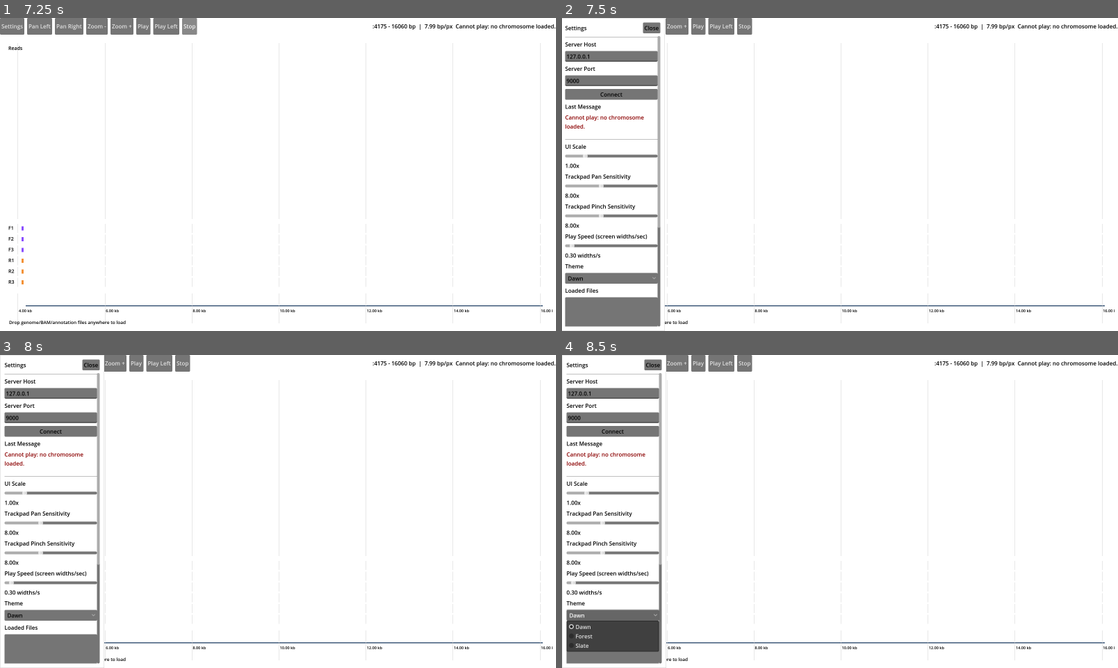
Above: before the commit, frames 1-4 (two rows, left to right).
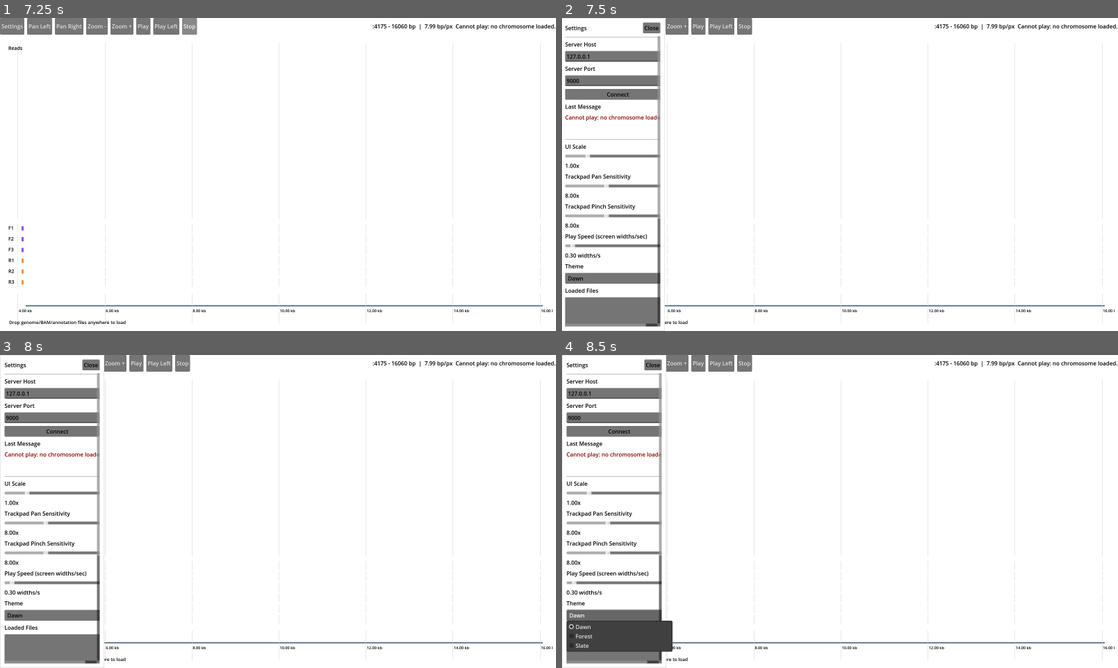
Above: after the commit, the same moments.

Repository: martinghunt/seqhiker
Game: Godot game, scene res://scenes/Main.tscn
The game is run twice, just before and just after one commit, with the same random seed, the same clock (stepped at 60 frames per second) and the same inputs.
Inputs:
- Up to frame 1 (7.25 s): click "Play" at 0.5 s; click "Play" at 1.25 s; click "Play Left" at 2 s; click "Play Left" at 2.75 s; click "Pan Left" at 3.5 s; click "Pan Right" at 4.25 s; click "Zoom -" at 5 s; click "Zoom +" at 5.75 s; click "Stop" at 6.5 s
- Up to frame 2 (7.5 s): click "Settings" at 7.25 s
- Up to frame 3 (8 s): no input
- Up to frame 4 (8.5 s): click "Dawn" at 8 s

Frame 1 is identical in both runs. In frame 2, 0.3% of the frame differs, in the area x 0-18%, y 10-99%; in frame 3, 0.3%; in frame 4, 0.5%, in the area x 0-20%, y 10-99%.

Commit message:
Show amino acid sequences

Diff:
--- a/scripts/genome_view.gd
+++ b/scripts/genome_view.gd
@@ -15,6 +15,7 @@
 const READ_ROW_H := 8.0
 const READ_ROW_GAP := 4.0
 const SNP_MARK_MAX_BP_PER_PX := 1.5
+const NUC_TEXT_MAX_BASES := 3000
 const READ_VIEW_STACK := 0
 const READ_VIEW_STRAND := 1
 const READ_VIEW_PAIRED := 2
@@ -39,6 +40,24 @@
 	"H": "D",
 	"N": "N"
 }
+const CODON_TO_AA := {
+	"TTT": "F", "TTC": "F", "TTA": "L", "TTG": "L",
+	"CTT": "L", "CTC": "L", "CTA": "L", "CTG": "L",
+	"ATT": "I", "ATC": "I", "ATA": "I", "ATG": "M",
+	"GTT": "V", "GTC": "V", "GTA": "V", "GTG": "V",
+	"TCT": "S", "TCC": "S", "TCA": "S", "TCG": "S",
+	"CCT": "P", "CCC": "P", "CCA": "P", "CCG": "P",
+	"ACT": "T", "ACC": "T", "ACA": "T", "ACG": "T",
+	"GCT": "A", "GCC": "A", "GCA": "A", "GCG": "A",
+	"TAT": "Y", "TAC": "Y", "TAA": "*", "TAG": "*",
+	"CAT": "H", "CAC": "H", "CAA": "Q", "CAG": "Q",
+	"AAT": "N", "AAC": "N", "AAA": "K", "AAG": "K",
+	"GAT": "D", "GAC": "D", "GAA": "E", "GAG": "E",
+	"TGT": "C", "TGC": "C", "TGA": "*", "TGG": "W",
+	"CGT": "R", "CGC": "R", "CGA": "R", "CGG": "R",
+	"AGT": "S", "AGC": "S", "AGA": "R", "AGG": "R",
+	"GGT": "G", "GGC": "G", "GGA": "G", "GGG": "G"
+}
 
 var chromosome_length := 50000
 var view_start_bp := 0.0
@@ -83,6 +102,7 @@
 var _read_view_mode := READ_VIEW_STACK
 var _fragment_log_scale := false
 var _read_row_h := READ_ROW_H
+var _show_full_length_regions := false
 
 func _ready() -> void:
 	clip_contents = true
@@ -176,6 +196,13 @@
 	_layout_read_scrollbar()
 	queue_redraw()
 
+func set_show_full_length_regions(enabled: bool) -> void:
+	_show_full_length_regions = enabled
+	queue_redraw()
+
+func is_zoom_animating() -> bool:
+	return _zoom_tween != null and _zoom_tween.is_running()
+
 func pan_by_fraction(fraction: float, duration: float = 0.35) -> void:
 	var plot_w := _plot_width()
 	if plot_w <= 0:
@@ -230,11 +257,15 @@
 	_zoom_tween.set_trans(Tween.TRANS_CUBIC)
 	_zoom_tween.set_ease(Tween.EASE_OUT)
 	_zoom_tween.tween_method(_set_zoom_progress, 0.0, 1.0, duration)
+	_zoom_tween.finished.connect(_on_zoom_finished, CONNECT_ONE_SHOT)
 
 func _set_zoom_progress(t: float) -> void:
 	bp_per_px = lerpf(_zoom_from_bp_per_px, _zoom_to_bp_per_px, t)
 	view_start_bp = _clamp_start(lerpf(_zoom_from_start_bp, _zoom_to_start_bp, t))
 	queue_redraw()
+	_emit_viewport_changed()
+
+func _on_zoom_finished() -> void:
 	_emit_viewport_changed()
 
 func _clamp_start(next_start: float) -> float:
@@ -435,6 +466,7 @@
 
 func _draw_aa_tracks(area: Rect2) -> void:
 	var area_start := area.position.y
+	var show_aa_letters := _can_draw_aa_letters()
 	_feature_hitboxes.clear()
 	var labels := ["F1", "F2", "F3", "R1", "R2", "R3"]
 	for i in range(6):
@@ -447,6 +479,8 @@
 		draw_rect(Rect2(52, y + 7, 6, 12), aa_col, true)
 
 	for feature in features:
+		if _is_hidden_full_length_region(feature):
+			continue
 		var frame := _feature_to_frame(feature)
 		if frame < 0 || frame > 5:
 			continue
@@ -463,8 +497,94 @@
 			"rect": rect,
 			"feature": feature
 		})
-		if rect.size.x > 60:
+		if rect.size.x > 60 and not show_aa_letters:
 			draw_string(get_theme_default_font(), Vector2(rect.position.x + 4, rect.position.y + 14), str(feature["name"]), HORIZONTAL_ALIGNMENT_LEFT, rect.size.x - 8, 12, Color.WHITE)
+
+	if show_aa_letters:
+		_draw_aa_translation_letters(area_start)
+
+func _can_draw_aa_letters() -> bool:
+	if reference_sequence.is_empty():
+		return false
+	if _zoom_tween != null and _zoom_tween.is_running():
+		return false
+	var font := get_theme_default_font()
+	var nuc_font_size := 14
+	var nuc_char_px := font.get_string_size("A", HORIZONTAL_ALIGNMENT_LEFT, -1, nuc_font_size).x
+	if nuc_char_px <= 0.0:
+		return false
+	var pixels_per_bp := 1.0 / bp_per_px
+	if pixels_per_bp < nuc_char_px + 1.0:
+		return false
+	var aa_font_size := 12
+	var aa_char_px := font.get_string_size("M", HORIZONTAL_ALIGNMENT_LEFT, -1, aa_font_size).x
+	if aa_char_px <= 0.0:
+		return false
+	return 3.0 * pixels_per_bp >= aa_char_px + 1.0
+
+func _draw_aa_translation_letters(area_start: float) -> void:
+	if not _can_draw_aa_letters():
+		return
+	var font := get_theme_default_font()
+	var aa_font_size := 12
+	var aa_char_px := font.get_string_size("M", HORIZONTAL_ALIGNMENT_LEFT, -1, aa_font_size).x
+
+	var seq_len := reference_sequence.length()
+	if seq_len < 3:
+		return
+	var ref_start := reference_start_bp
+	var ref_end := reference_start_bp + seq_len
+	var vis_start := maxi(ref_start, int(floor(view_start_bp)))
+	var vis_end := mini(ref_end, int(ceil(_viewport_end_bp())))
+	if vis_end - vis_start < 3:
+		return
+	for frame in range(3):
+		var first_bp := vis_start + posmod(frame - posmod(vis_start, 3), 3)
+		var last_bp := vis_end - 3
+		if last_bp < first_bp:
+			continue
+		var codon_count := int((last_bp - first_bp) / 3) + 1
+		var max_by_pixels := maxi(1, int(floor(_plot_width() / maxf(1.0, aa_char_px + 1.0))) + 1)
+		var sample_count := mini(codon_count, max_by_pixels)
+		for n in range(sample_count):
+			var codon_index := n
+			if sample_count > 1 and codon_count > 1:
+				codon_index = int(round(float(n) * float(codon_count - 1) / float(sample_count - 1)))
+			var bp := first_bp + codon_index * 3
+			var i0 := bp - ref_start
+			var i1 := i0 + 1
+			var i2 := i0 + 2
+			if i0 < 0 or i2 >= seq_len:
+				continue
+			var b0 := reference_sequence.substr(i0, 1).to_upper()
+			var b1 := reference_sequence.substr(i1, 1).to_upper()
+			var b2 := reference_sequence.substr(i2, 1).to_upper()
+			if b0 == " " or b1 == " " or b2 == " ":
+				continue
+
+			var codon := b0 + b1 + b2
+			var aa_fwd := _translate_codon(codon)
+			if not aa_fwd.is_empty():
+				var x := TRACK_LEFT_PAD + _bp_to_x(float(bp) + 1.5) - aa_char_px * 0.5
+				var y := area_start + frame * (AA_ROW_H + AA_ROW_GAP) + 17.0
+				draw_string(font, Vector2(x, y), aa_fwd, HORIZONTAL_ALIGNMENT_LEFT, -1, aa_font_size, palette["text"])
+
+			var rev_codon := _complement_base(b2) + _complement_base(b1) + _complement_base(b0)
+			var aa_rev := _translate_codon(rev_codon)
+			if not aa_rev.is_empty():
+				var rx := TRACK_LEFT_PAD + _bp_to_x(float(bp) + 1.5) - aa_char_px * 0.5
+				var ry := area_start + (3 + frame) * (AA_ROW_H + AA_ROW_GAP) + 17.0
+				draw_string(font, Vector2(rx, ry), aa_rev, HORIZONTAL_ALIGNMENT_LEFT, -1, aa_font_size, palette["text"])
+
+func _is_hidden_full_length_region(feature: Dictionary) -> bool:
+	if _show_full_length_regions:
+		return false
+	var feature_type := str(feature.get("type", "")).to_lower()
+	if feature_type != "region":
+		return false
+	var start_bp := int(feature.get("start", 0))
+	var end_bp := int(feature.get("end", 0))
+	return start_bp <= 0 and end_bp >= chromosome_length
 
 func _draw_genome_track(area: Rect2) -> void:
 	var y := area.position.y
@@ -607,14 +727,14 @@
 	var span := _plot_width() * bp_per_px
 	if span <= 0:
 		return
-	var step := _nice_tick(span / 6.0)
-	var first := int(floor(view_start_bp / step) * step)
-	var grid := first
-	while grid < int(view_start_bp + span):
-		if grid >= 0:
-			var x := TRACK_LEFT_PAD + _bp_to_x(float(grid))
+	var step: float = maxf(1.0, _nice_tick(span / 6.0))
+	var first: float = floor(view_start_bp / step) * step
+	var grid: float = first
+	while grid < view_start_bp + span:
+		if grid >= 0.0:
+			var x := TRACK_LEFT_PAD + _bp_to_x(grid)
 			draw_line(Vector2(x, area.position.y), Vector2(x, area.position.y + area.size.y), palette["grid"], 1.0)
-		grid += int(step)
+		grid += step
 
 func _draw_file_status() -> void:
 	if loaded_files.is_empty():
@@ -633,6 +753,20 @@
 		return
 
 	var base_count: int = reference_sequence.length()
+	if base_count <= 0:
+		return
+	var vis_start_bp := int(floor(view_start_bp))
+	var vis_end_bp := int(ceil(_viewport_end_bp()))
+	var ref_start_bp := reference_start_bp
+	var ref_end_bp := reference_start_bp + base_count
+	if vis_end_bp < ref_start_bp or vis_start_bp > ref_end_bp:
+		return
+	var i_start := maxi(0, vis_start_bp - ref_start_bp)
+	var i_end := mini(base_count - 1, vis_end_bp - ref_start_bp)
+	if i_end < i_start:
+		return
+	if i_end - i_start + 1 > NUC_TEXT_MAX_BASES:
+		i_end = i_start + NUC_TEXT_MAX_BASES - 1
 	var fwd_y := line_y - 12.0
 	var rev_y := line_y + 30.0
 	var base_colors := {
@@ -642,10 +776,8 @@
 		"T": Color("b91c1c"),
 		"N": palette["text"]
 	}
-	for i in range(base_count):
+	for i in range(i_start, i_end + 1):
 		var bp := reference_start_bp + i
-		if bp < int(view_start_bp) || bp > int(_viewport_end_bp()):
-			continue
 		var fwd := reference_sequence.substr(i, 1).to_upper()
 		if fwd == " ":
 			continue
@@ -657,6 +789,11 @@
 
 func _complement_base(base: String) -> String:
 	return COMPLEMENT_MAP.get(base, "N")
+
+func _translate_codon(codon: String) -> String:
+	if codon.length() != 3:
+		return ""
+	return str(CODON_TO_AA.get(codon, "X"))
 
 func _gui_input(event: InputEvent) -> void:
 	if event is InputEventMouseButton and event.button_index == MOUSE_BUTTON_LEFT and event.pressed:
@@ -921,8 +1058,8 @@
 	var max_distance := view_span * 2
 	var read_start := int(read.get("start", 0))
 	var read_end := int(read.get("end", read_start + 1))
-	var read_center := (read_start + read_end) / 2
-	var mate_center := (mate_start + mate_end) / 2
+	var read_center := int((read_start + read_end) / 2.0)
+	var mate_center := int((mate_start + mate_end) / 2.0)
 	return absi(mate_center - read_center) <= max_distance
 
 func _layout_read_scrollbar() -> void:
--- a/scripts/main.gd
+++ b/scripts/main.gd
@@ -77,6 +77,7 @@
 var _fragment_log_checkbox: CheckBox
 var _read_thickness_label: Label
 var _read_thickness_spin: SpinBox
+var _show_full_region_checkbox: CheckBox
 var _seq_view_label: Label
 var _seq_view_option: OptionButton
 var _seq_option_label: Label
@@ -88,6 +89,7 @@
 var _selected_seq_name := ""
 var _concat_gap_bp := DEFAULT_CONCAT_GAP_BP
 var _read_thickness := DEFAULT_READ_THICKNESS
+var _show_full_length_regions := false
 var _chromosomes: Array[Dictionary] = []
 var _concat_segments: Array[Dictionary] = []
 
@@ -152,6 +154,7 @@
 	_read_view_option.item_selected.connect(_on_read_view_selected)
 	_fragment_log_checkbox.toggled.connect(_on_fragment_log_toggled)
 	_read_thickness_spin.value_changed.connect(_on_read_thickness_changed)
+	_show_full_region_checkbox.toggled.connect(_on_show_full_region_toggled)
 	_seq_view_option.item_selected.connect(_on_seq_view_selected)
 	_seq_option.item_selected.connect(_on_seq_selected)
 	_concat_gap_spin.value_changed.connect(_on_concat_gap_changed)
@@ -192,6 +195,8 @@
 	_last_end = end_bp
 	_last_bp_per_px = bp_per_px
 	viewport_label.text = "%s:%d - %d bp  |  %.2f bp/px" % [_current_chr_name, start_bp, end_bp, bp_per_px]
+	if genome_view.is_zoom_animating():
+		return
 	if _current_chr_len > 0:
 		var zoom := _compute_tile_zoom(bp_per_px)
 		var mode := 0 if (_has_bam_loaded and zoom <= READ_DETAIL_MAX_ZOOM) else 1
@@ -298,14 +303,19 @@
 	_read_thickness_spin.max_value = 24
 	_read_thickness_spin.step = 1
 	_read_thickness_spin.value = _read_thickness
+	_show_full_region_checkbox = CheckBox.new()
+	_show_full_region_checkbox.text = "Show full-length region annotations"
+	_show_full_region_checkbox.button_pressed = _show_full_length_regions
 	settings_content.add_child(_read_view_label)
 	settings_content.add_child(_read_view_option)
 	settings_content.add_child(_fragment_log_checkbox)
 	settings_content.add_child(_read_thickness_label)
 	settings_content.add_child(_read_thickness_spin)
+	settings_content.add_child(_show_full_region_checkbox)
 	genome_view.set_read_view_mode(0)
 	genome_view.set_fragment_log_scale(false)
 	genome_view.set_read_thickness(_read_thickness)
+	genome_view.set_show_full_length_regions(_show_full_length_regions)
 
 func _setup_sequence_controls() -> void:
 	_seq_view_label = Label.new()
@@ -343,6 +353,10 @@
 func _on_read_thickness_changed(value: float) -> void:
 	_read_thickness = clampf(value, 2.0, 24.0)
 	genome_view.set_read_thickness(_read_thickness)
+
+func _on_show_full_region_toggled(enabled: bool) -> void:
+	_show_full_length_regions = enabled
+	genome_view.set_show_full_length_regions(enabled)
 
 func _on_seq_view_selected(index: int) -> void:
 	_seq_view_mode = index
@@ -554,6 +568,9 @@
 	var right_span_mult := 3 if _auto_play_enabled else 1
 	var query_start: int = maxi(0, _last_start - span)
 	var query_end: int = mini(_current_chr_len, _last_end + span * right_span_mult)
+	var ann_margin: int = maxi(64, int(span * 0.2))
+	var ann_query_start: int = maxi(0, _last_start - ann_margin)
+	var ann_query_end: int = mini(_current_chr_len, _last_end + ann_margin)
 	var all_reads: Array[Dictionary] = []
 	var all_coverage_tiles: Array[Dictionary] = []
 	var features: Array[Dictionary] = []
@@ -581,7 +598,7 @@
 						return
 					all_coverage_tiles.append(cov_resp.get("coverage", {}))
 
-		var ann_resp: Dictionary = _zem.get_annotations(_current_chr_id, query_start, query_end, 6000)
+		var ann_resp: Dictionary = _zem.get_annotations(_current_chr_id, ann_query_start, ann_query_end, 2500)
 		if not ann_resp.get("ok", false):
 			_set_status("Annotation query failed: %s" % ann_resp.get("error", "error"), true)
 			return
@@ -595,6 +612,7 @@
 		ref_sequence = str(ref_resp.get("sequence", ""))
 	else:
 		var overlaps := _segments_overlapping(query_start, query_end)
+		var ann_overlaps := _segments_overlapping(ann_query_start, ann_query_end)
 		var zoom := _compute_tile_zoom(_last_bp_per_px)
 		for ov in overlaps:
 			var chr_id := int(ov["id"])
@@ -624,12 +642,17 @@
 						var shifted_cov := _shift_coverage_coords(cov_resp.get("coverage", {}), offset)
 						all_coverage_tiles.append(shifted_cov)
 
-			var ann_resp_part: Dictionary = _zem.get_annotations(chr_id, local_start, local_end, 4000)
+		for aov in ann_overlaps:
+			var a_chr_id := int(aov["id"])
+			var a_offset := int(aov["offset"])
+			var a_local_start := int(aov["local_start"])
+			var a_local_end := int(aov["local_end"])
+			var ann_resp_part: Dictionary = _zem.get_annotations(a_chr_id, a_local_start, a_local_end, 2500)
 			if not ann_resp_part.get("ok", false):
 				_set_status("Annotation query failed: %s" % ann_resp_part.get("error", "error"), true)
 				return
 			for f in ann_resp_part.get("features", []):
-				features.append(_shift_feature_coords(f, offset))
+				features.append(_shift_feature_coords(f, a_offset))
 
 		ref_sequence = _build_concat_reference(query_start, query_end, overlaps)
 
@@ -862,6 +885,9 @@
 	_read_thickness = clampf(_read_thickness, 2.0, 24.0)
 	_read_thickness_spin.value = _read_thickness
 	genome_view.set_read_thickness(_read_thickness)
+	_show_full_length_regions = bool(cfg.get_value("ui", "show_full_length_regions", false))
+	_show_full_region_checkbox.button_pressed = _show_full_length_regions
+	genome_view.set_show_full_length_regions(_show_full_length_regions)
 	var frag_log := bool(cfg.get_value("ui", "fragment_log_scale", false))
 	_fragment_log_checkbox.button_pressed = frag_log
 	genome_view.set_fragment_log_scale(frag_log)
@@ -884,6 +910,7 @@
 	cfg.set_value("ui", "selected_sequence_name", _selected_seq_name)
 	cfg.set_value("ui", "read_view_mode", _read_view_option.selected)
 	cfg.set_value("ui", "read_thickness", _read_thickness)
+	cfg.set_value("ui", "show_full_length_regions", _show_full_length_regions)
 	cfg.set_value("ui", "fragment_log_scale", _fragment_log_checkbox.button_pressed)
 	cfg.set_value("input", "trackpad_pan_sensitivity", trackpad_pan_slider.value)
 	cfg.set_value("input", "trackpad_pinch_sensitivity", trackpad_pinch_slider.value)
